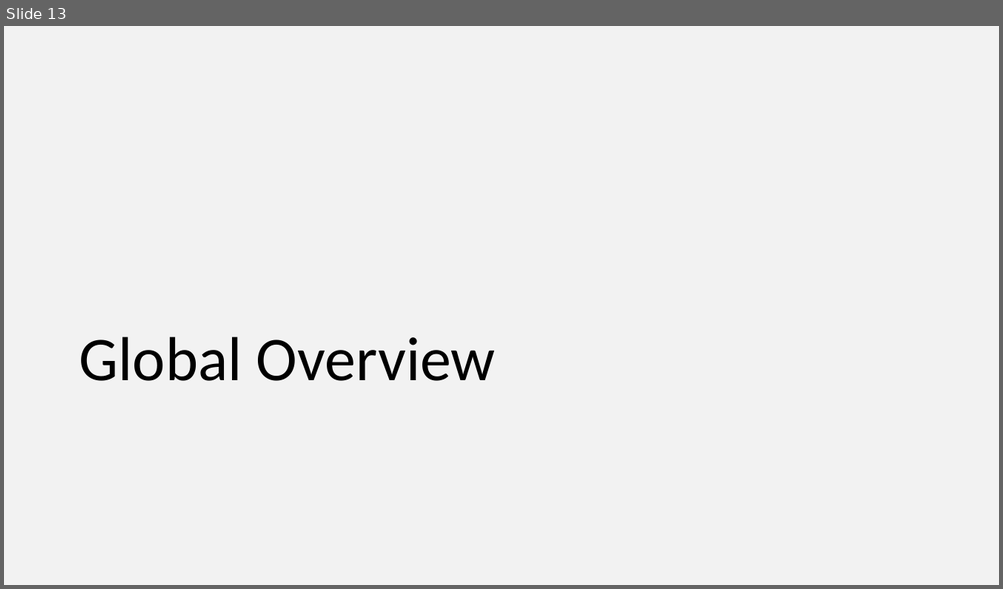
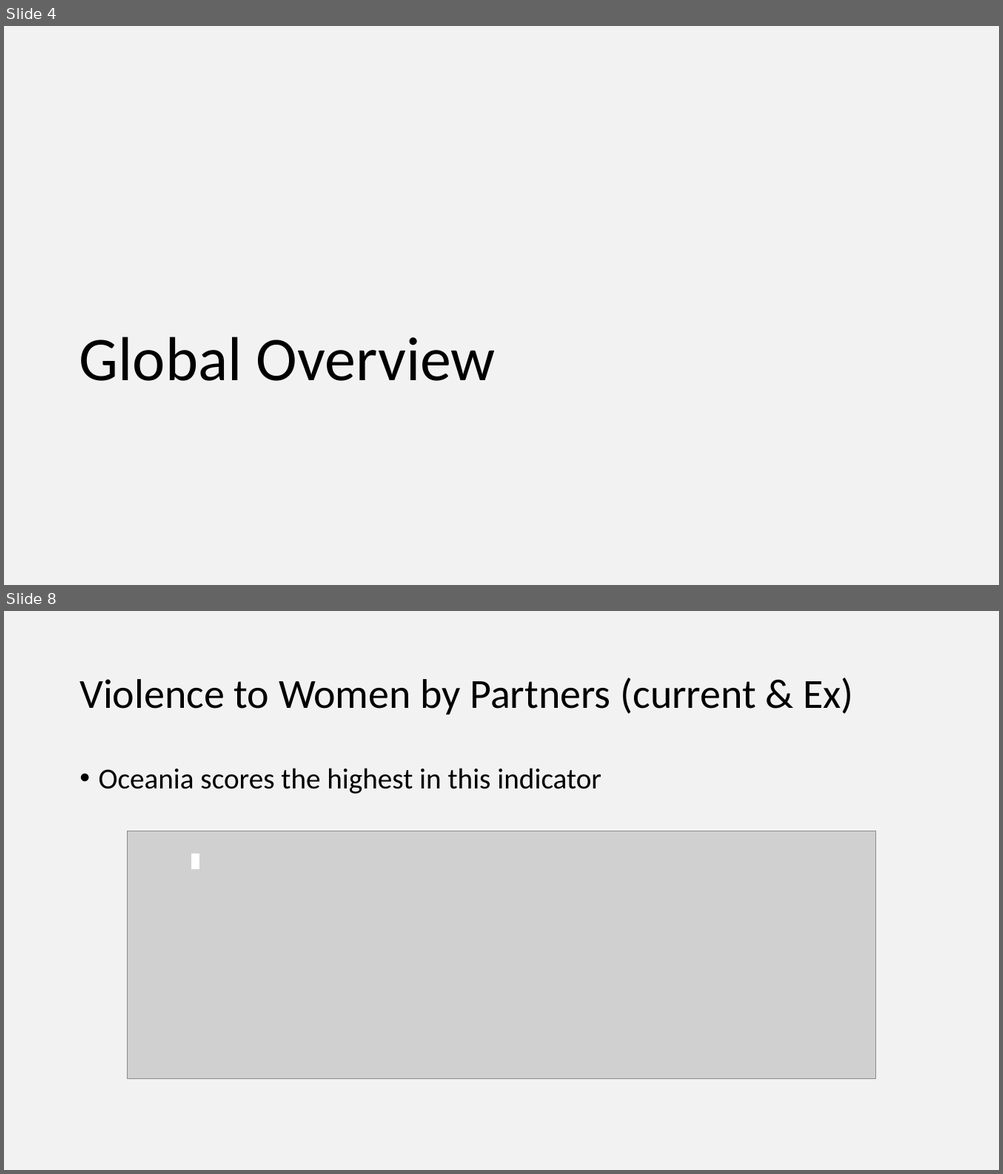
Before and after one commit to IE2020term2TeamE/Group_assigment2_DV, a slide deck: Group Assignment 02 - Group E_Consolidated.pptx. Shown one above the other, each under a label of ours: slide 13 before the commit, slides 4 and 8 after it; the slides between them are not shown. The pictures are 1003x589 and 1003x1174 pixels, drawn with LibreOffice and Linux fonts; fonts in the diff are those of the drawing; grey boxes stand for pictures. Boxes give left, top, right and bottom in pixels: in the first picture for what was removed or moved away, otherwise in the second. Text is boxed around its words. In the diff, an @@ line names an element or a change of style, - is before the commit and + after.

```diff
--- a/Group Assignment 02 - Group E_Consolidated.pptx
+++ b/Group Assignment 02 - Group E_Consolidated.pptx
@@ slide 8 added at <box>4,611,999,1170</box>, background #F2F2F2 @@
@@ title added at <box>79,678,853,715</box>, 40 pt, text #000000 @@
+Violence to Women by Partners (current & Ex)
@@ text added at <box>99,768,601,794</box>, 28 pt, text #000000 @@
+• Oceania scores the highest in this indicator
@@ picture added at <box>127,831,876,1079</box> @@
@@ rectangle added at <box>191,854,199,869</box>, fill #FFFFFF @@
@@ what was slide 13 is now slide 4 @@
```
Also in this commit, not shown: 3 slides changed, 14 other slides added, 12 slides removed.
